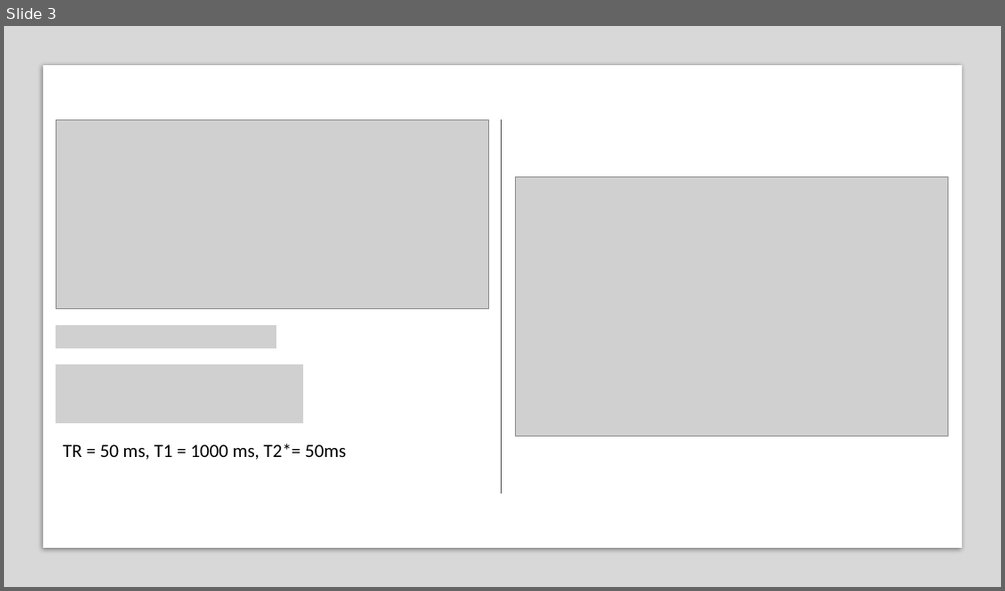
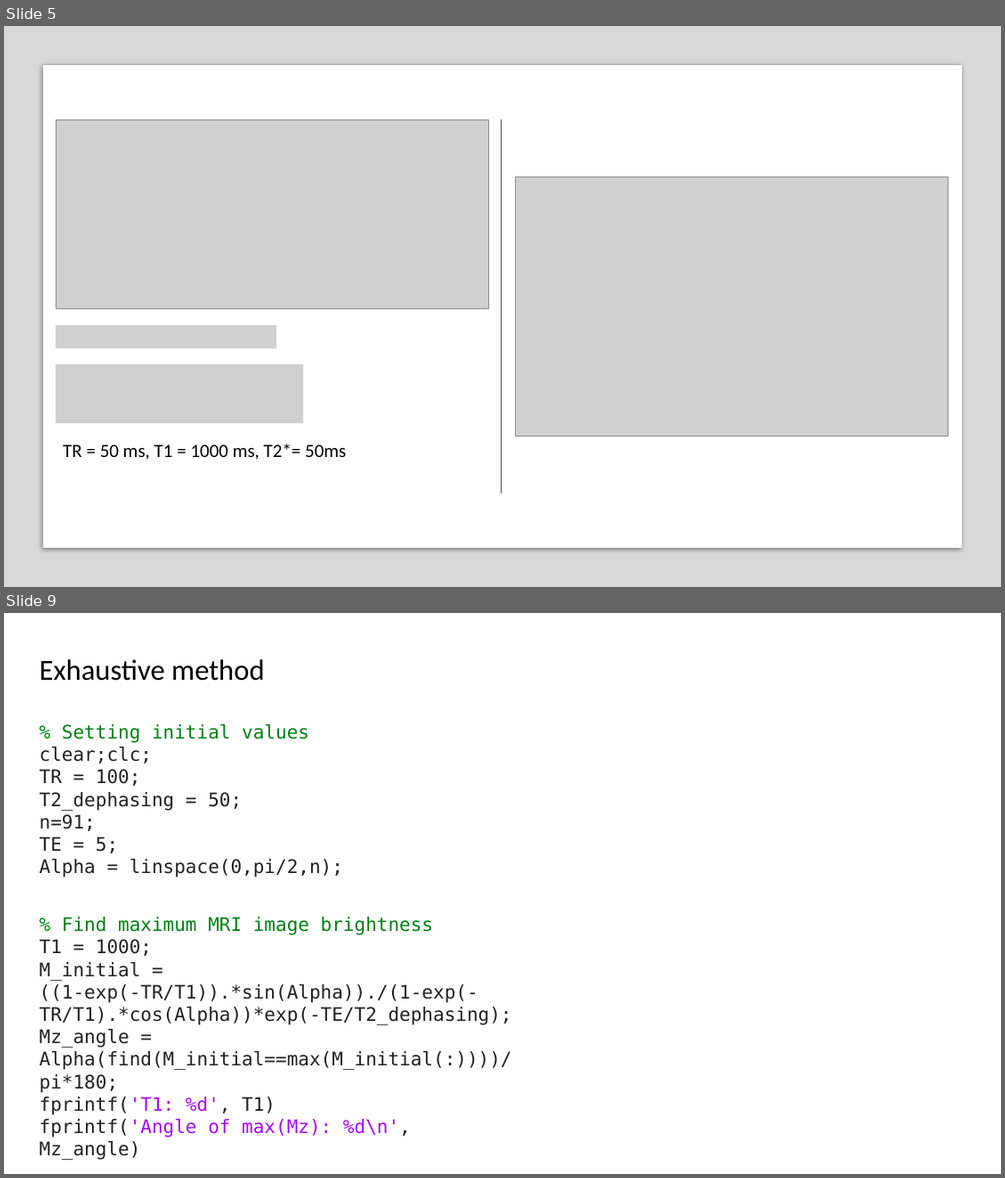
Before and after one commit to DanielHo-BS/MRI, a slide deck: FLASH_HW2/HW2.pptx. Shown one above the other, each under a label of ours: slide 3 before the commit, slides 5 and 9 after it; the slides between them are not shown. The pictures are 1005x591 and 1005x1178 pixels, drawn with LibreOffice and Linux fonts; fonts in the diff are those of the drawing; grey boxes stand for pictures. Boxes give left, top, right and bottom in pixels: in the first picture for what was removed or moved away, otherwise in the second. Text is boxed around its words. In the diff, an @@ line names an element or a change of style, - is before the commit and + after.

```diff
--- a/FLASH_HW2/HW2.pptx
+++ b/FLASH_HW2/HW2.pptx
@@ slide 9 added at bbox=[4, 613, 1001, 1174], background #FFFFFF @@
@@ text added at bbox=[40, 659, 265, 681], 28 pt, text #000000 @@
+Exhaustive method
@@ text added at bbox=[40, 724, 343, 877], 18 pt, text #212121 @@
+% Setting initial values
+clear;clc;
+TR = 100;
+T2_dephasing = 50;
+n=91;
+TE = 5;
+Alpha = linspace(0,pi/2,n);
@@ text added at bbox=[40, 916, 512, 1159], 18 pt, text #212121 @@
+% Find maximum MRI image brightness
+T1 = 1000;
+M_initial = ((1-exp(-TR/T1)).*sin(Alpha))./(1-exp(-TR/T1).*cos(Alpha))*exp(-TE/T2_dephasing);
+Mz_angle = Alpha(find(M_initial==max(M_initial(:))))/pi*180;
+fprintf('T1: %d', T1)
+fprintf('Angle of max(Mz): %d\n', Mz_angle)
@@ what was slide 3 is now slide 5 @@
```
Also in this commit, not shown: 1 slide changed, 7 other slides added, 1 slide removed, 2 other files.
